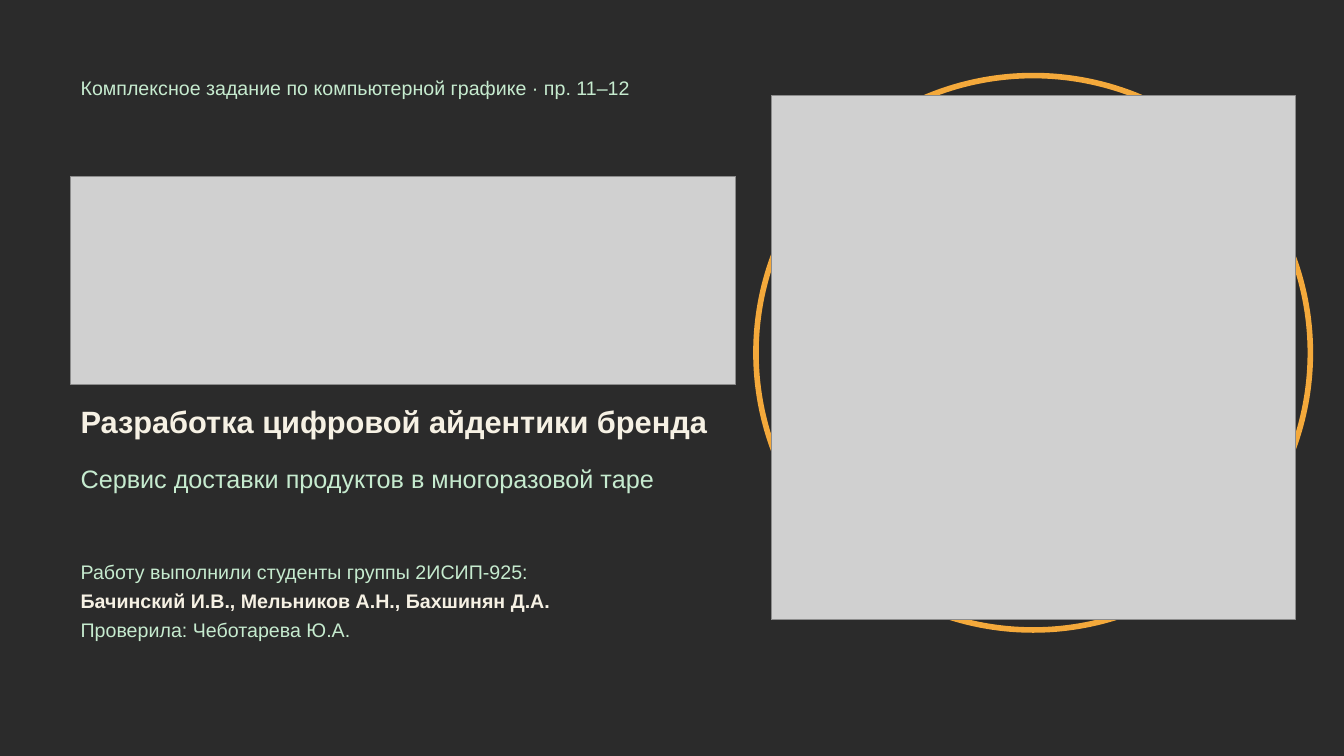
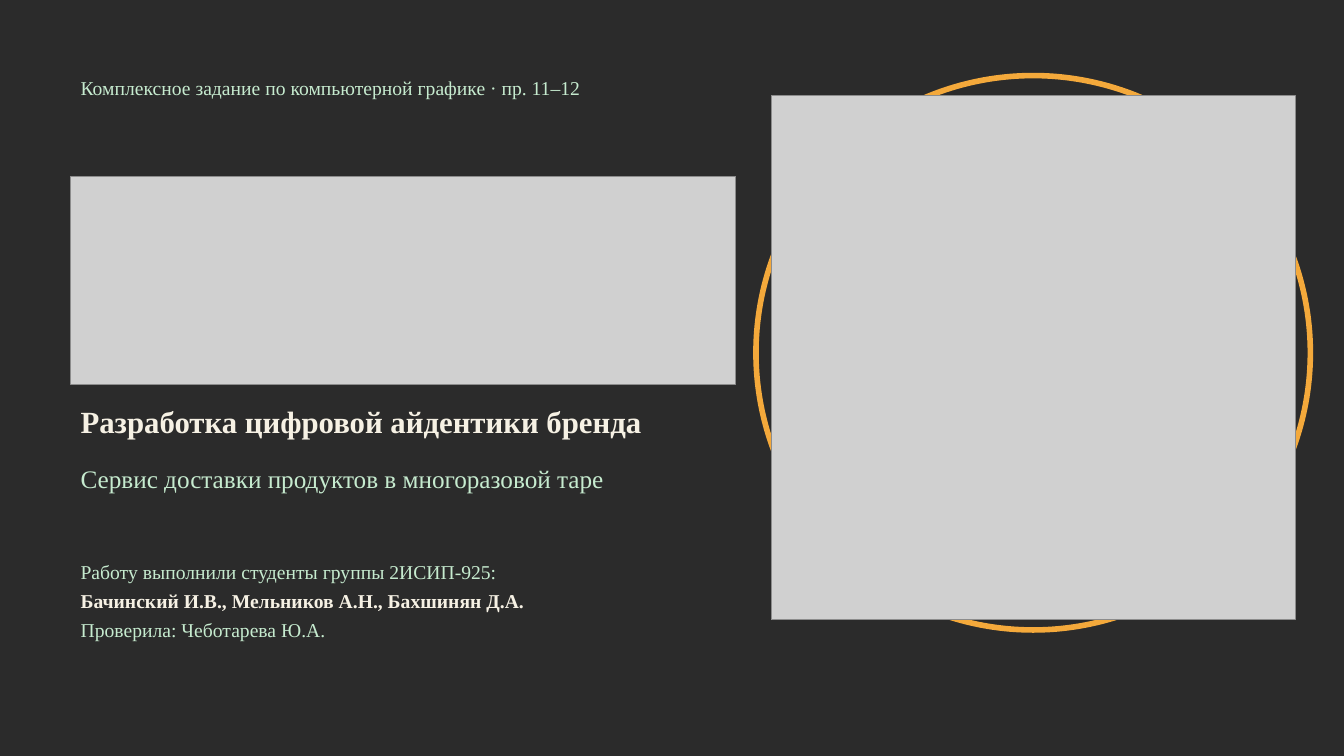
Before and after one commit to temkii05-netizen/zeleny-krug, a slide deck: slide 1 of presentation/ZelenyKrug_prezentaciya.pptx. Drawn at 1344x756 pixels with LibreOffice and Linux fonts; fonts in the diff are those of the drawing; grey boxes stand for pictures; background and template pictures are left out; a plain dark background stands for a picture behind light text. Boxes give left, top, right and bottom in pixels: in the first picture for what was removed or moved away, otherwise in the second. Text is boxed around its words. In the diff, an @@ line names an element or a change of style, - is before the commit and + after.

```diff
--- a/presentation/ZelenyKrug_prezentaciya.pptx
+++ b/presentation/ZelenyKrug_prezentaciya.pptx
@@ font Arial to Times New Roman in 4 elements at bbox=[81, 81, 580, 99], bbox=[81, 411, 641, 440], bbox=[81, 470, 603, 494], bbox=[81, 565, 524, 641] @@
```
Also in this commit, not shown: 15 other slides changed, 1 other file.
